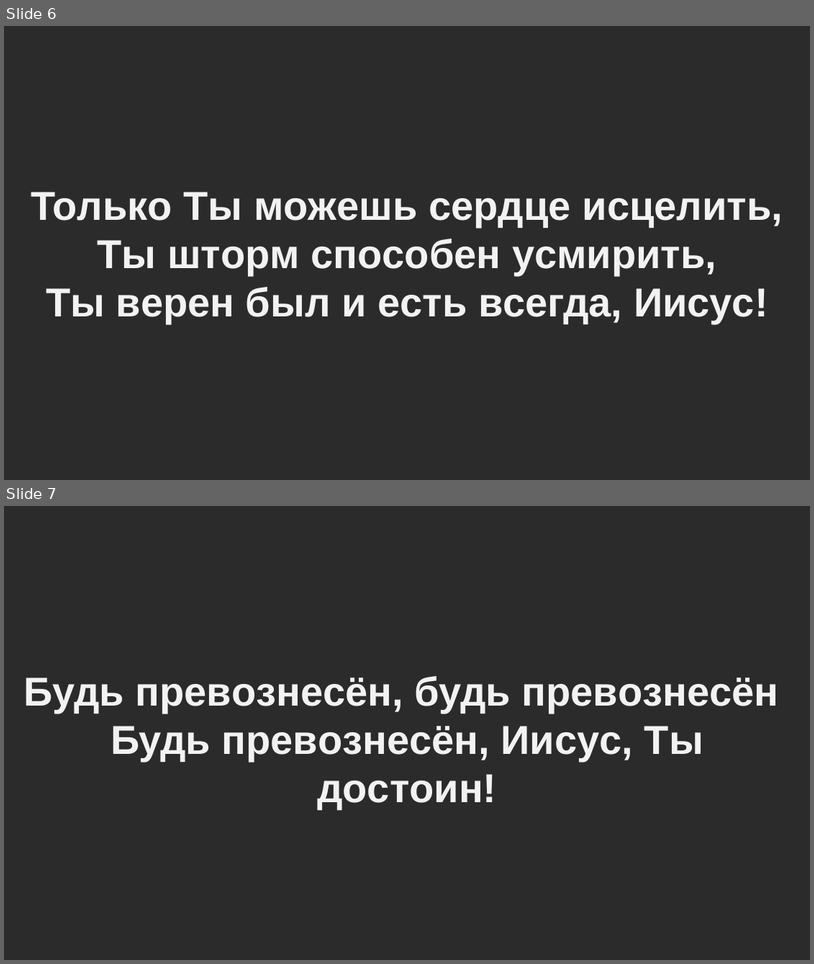
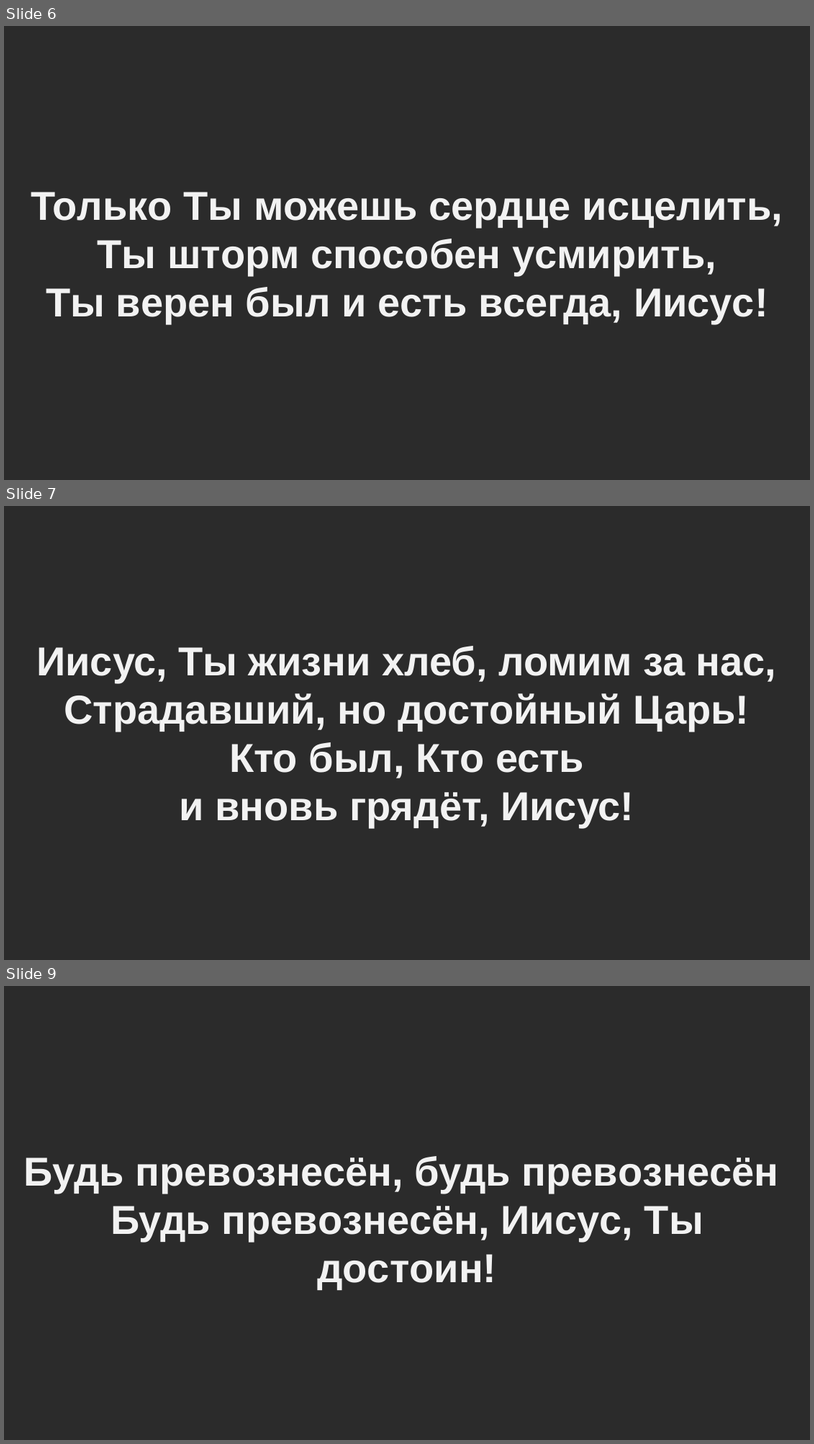
Before and after one commit to oleks-00-1/light-hous-slides, a slide deck: Будь превознесен (Пpиxoжу к Teбe, Ииcуc, в xвaлe).pptx. Shown one above the other, each under a label of ours: slides 6 and 7 before the commit, slides 6, 7 and 9 after it; the slides between them are not shown. The pictures are 814x964 and 814x1444 pixels, drawn with LibreOffice and Linux fonts; fonts in the diff are those of the drawing; background and template pictures are left out; a plain dark background stands for a picture behind light text. Boxes give left, top, right and bottom in pixels: in the first picture for what was removed or moved away, otherwise in the second. Text is boxed around its words. In the diff, an @@ line names an element or a change of style, - is before the commit and + after.

Commit message:
upd

```diff
--- a/Будь превознесен (Пpиxoжу к Teбe, Ииcуc, в xвaлe).pptx
+++ b/Будь превознесен (Пpиxoжу к Teбe, Ииcуc, в xвaлe).pptx
@@ slide 7 added at (4,506,810,960), background picture (left out) @@
@@ text added at (36,646,777,827), 48 pt, text #F2F2F2, bold @@
+Иисус, Ты жизни хлеб, ломим за нас,
+Страдавший, но достойный Царь!
+Кто был, Кто есть
+и вновь грядёт, Иисус!
@@ what was slide 7 is now slide 9 @@
```
Also in this commit, not shown: 1 other slide added.
